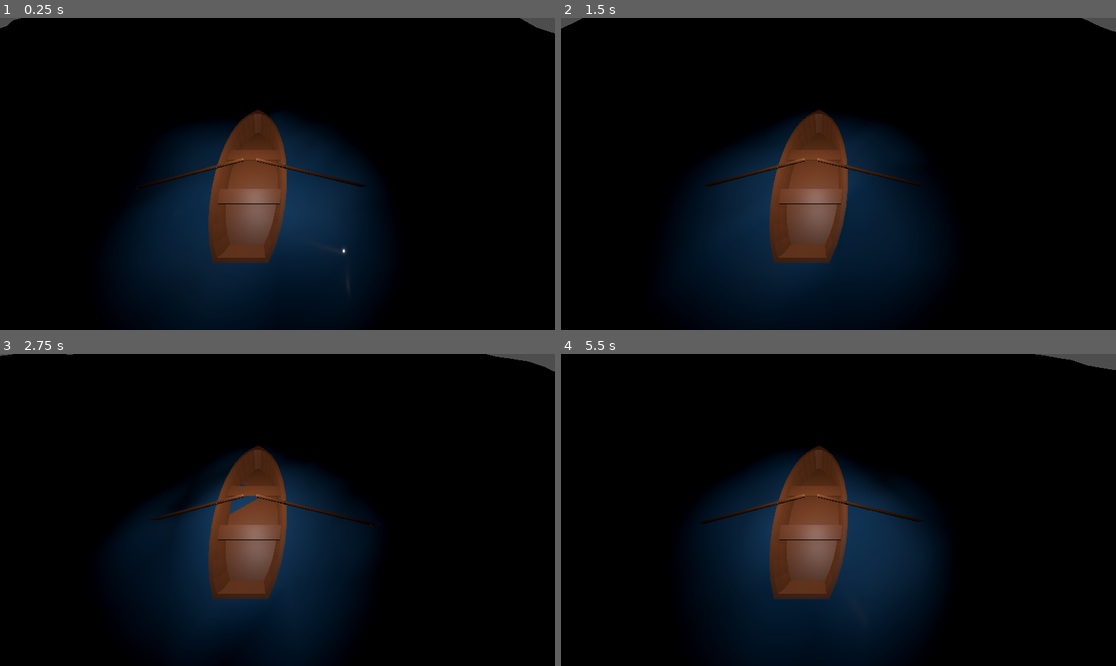
Above: before the commit, frames 1-4 (two rows, left to right).
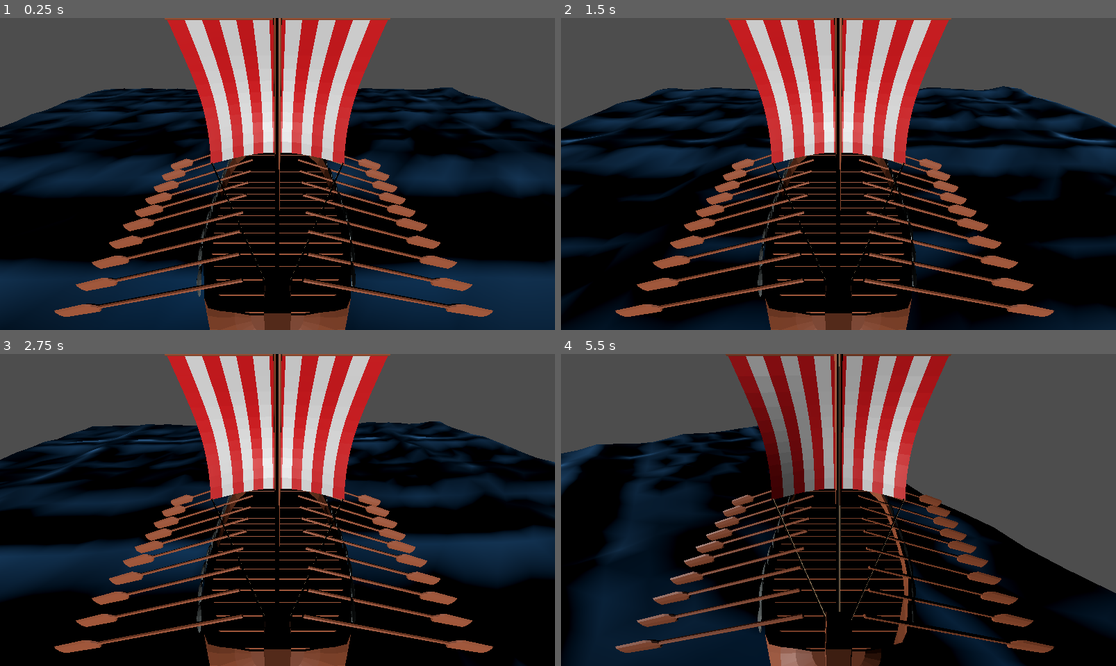
Above: after the commit, the same moments.

Repository: HephaistosForge/AnOdysseyThroughTime
Game: Godot game, scene res://world/ocean/ocean.tscn
The game is run twice, just before and just after one commit, with the same random seed, the same clock (stepped at 60 frames per second) and the same inputs.
Inputs:
- Up to frame 1 (0.25 s): no input
- Up to frame 2 (1.5 s): hold D (turn_right) 0.53-1.28 s; hold S (move_backwards) from 1.28 s (still down)
- Up to frame 3 (2.75 s): release S (move_backwards) at 2.03 s; hold D (turn_right) from 2.03 s (still down)
- Up to frame 4 (5.5 s): release D (turn_right) at 2.78 s; hold W (move_forwards) 2.78-3.53 s; hold Left (turn_left) 3.53-5.03 s; hold S (move_backwards) from 5.03 s (still down)

The runs differ from the first frame. In frame 1, 78% of the frame differs, in the area x 0-100%, y 0-100%; in frame 2, 67%; in frame 3, 68%; in frame 4, 79%.

Commit message:
Viking boat is now default

Diff:
--- /dev/null
+++ b/entities/ships/rowing_boat/rowing_boat.tscn
@@ -0,0 +1,10 @@
+[gd_scene load_steps=3 format=3 uid="uid://qkol5h6avnsc"]
+
+[ext_resource type="PackedScene" uid="uid://b1x1chb5jqfly" path="res://entities/ships/ship_steering.tscn" id="1_tjyn1"]
+[ext_resource type="PackedScene" uid="uid://bkogtdpbfkee4" path="res://entities/ships/rowing_boat/rowing_boat.glb" id="2_1xris"]
+
+[node name="RowingBoat" type="CharacterBody3D"]
+
+[node name="ShipSteering" parent="." instance=ExtResource("1_tjyn1")]
+
+[node name="RowingBoatModel" parent="." instance=ExtResource("2_1xris")]
--- a/entities/ships/ship.gd
+++ /dev/null
@@ -1,90 +0,0 @@
-extends CharacterBody3D
-
-# Constants
-const MAX_ACCELERATION = 1
-const ACCELERATION_MULTIPLIER = 0.04
-const MAX_SPEED = 10
-const MAX_TURN_ACCELERATION = 0.01
-const MIN_TURN_ACCELERATION = 0.001  # A sailing boat should have 0, since it cannot turn without speed
-const MAX_TURN_SPEED = 0.05
-
-const FRICTION = 0.01
-const SIDEWAYS_FRICTION_MULTIPLIER = 3
-
-# In radians
-#var direction = 0
-var turn_speed = 0
-var turn_acceleration = 0
-
-# velocity and position is already defined in godot object
-var acceleration = Vector3.ZERO
-
-# var const_acceleration = Vector3(0, 0, 0.01)
-
-var forward_vec = Vector3(0, 0, -1)
-var forward_vec_gloal = Vector3.ZERO
-
-
-var axis = Vector3(0, 1, 0)
-
-func action_strength(name):
-	return Input.get_action_strength(name)
-
-func normalize_vec_with_max(vec, max_val):
-	if vec.length() > max_val:
-		vec = vec.normalized() * max_val
-	return vec
-
-
-#func _draw():
-#	get_parent().draw_line(Vector2.ZERO, Vector2(cos(direction), sin(direction)))
-
-
-func _physics_process(delta: float) -> void:
-	var movement = 4 * forward_vec
-
-	acceleration *= 0.9
-	turn_acceleration *= 0.9
-
-	forward_vec_gloal = Vector3(cos(rotation.y), 0, sin(rotation.y))
-	$forward_vec.target_position = forward_vec_gloal
-	var velocity_vec_global = velocity.rotated(axis, -rotation.y)
-	$velocity.target_position = velocity_vec_global
-
-	$acceleration.target_position = acceleration * 10
-	var forward_component = abs(velocity_vec_global.normalized().dot(forward_vec))
-	var drift_component = 1 - forward_component
-	var sideways_friction = FRICTION * SIDEWAYS_FRICTION_MULTIPLIER
-	var friction = FRICTION * forward_component + sideways_friction * drift_component
-	velocity *= 1 - friction
-	turn_speed *= 1 - friction
-
-
-
-	var strength = action_strength("move_forwards") - action_strength("move_backwards") * 0.02
-	acceleration += (forward_vec * strength * ACCELERATION_MULTIPLIER) #.rotated(axis, direction)
-	# acceleration.z = clamp(acceleration.z, -MAX_ACCELERATION, MAX_ACCELERATION)
-	acceleration = normalize_vec_with_max(acceleration, MAX_ACCELERATION)
-	#movement.z -= strength * 20
-
-
-	var raw_turning = action_strength("turn_left") - action_strength("turn_right")
-	turn_acceleration = raw_turning / 3000.0 * sqrt(abs(velocity.z))
-	turn_acceleration = clamp(turn_acceleration, -MAX_TURN_ACCELERATION, MAX_TURN_ACCELERATION)
-	turn_speed += turn_acceleration
-	turn_speed = clamp(turn_speed, -MAX_TURN_SPEED, MAX_TURN_SPEED)
-
-	acceleration = acceleration.rotated(axis, -turn_speed)
-	#direction -= turn_speed / 8
-	rotate(axis, turn_speed)
-	#	movement.x += Input.get_action_strength("move_forwards")
-	#if Input.is_action_pressed("move_backwards"):
-	#	movement.x -= Input.get_action_strength("move_backwards")
-	#var direction = -rotation.angle_to(forward_vec)
-	velocity += acceleration.rotated(axis, rotation.y)
-	velocity = normalize_vec_with_max(velocity, MAX_SPEED)
-
-	if movement:
-		#if movement.length() > 1:
-		#	movement = movement.normalized()
-		move_and_slide()
--- a/entities/ships/ship.tscn
+++ /dev/null
@@ -1,30 +0,0 @@
-[gd_scene load_steps=3 format=3 uid="uid://c4splgee3fdum"]
-
-[ext_resource type="Script" path="res://entities/ships/ship.gd" id="1_njju0"]
-[ext_resource type="PackedScene" uid="uid://bkogtdpbfkee4" path="res://entities/ships/rowing_boat/rowing_boat.glb" id="2_6o7dt"]
-
-[node name="ship" type="CharacterBody3D"]
-script = ExtResource("1_njju0")
-
-[node name="Camera3D" type="Camera3D" parent="."]
-transform = Transform3D(1, 0, 0, 0, 0.660447, 0.750872, 0, -0.750872, 0.660447, 0.750379, 5.10537, 3.87269)
-current = true
-
-[node name="rowing_boat" parent="." instance=ExtResource("2_6o7dt")]
-
-[node name="forward_vec" type="RayCast3D" parent="."]
-transform = Transform3D(1, 0, 0, 0, 1, 0, 0, 0, 1, 0, 1.93302, 0)
-target_position = Vector3(0, 0, -10)
-debug_shape_custom_color = Color(1, 0, 0, 1)
-debug_shape_thickness = 4
-
-[node name="velocity" type="RayCast3D" parent="."]
-transform = Transform3D(1, 0, 0, 0, 1, 0, 0, 0, 1, 0, 1.93302, 0)
-target_position = Vector3(0, 0, -10)
-debug_shape_custom_color = Color(0.411765, 0.462745, 1, 1)
-
-[node name="acceleration" type="RayCast3D" parent="."]
-transform = Transform3D(1, 0, 0, 0, 1, 0, 0, 0, 1, 0, 1.93302, 0)
-target_position = Vector3(0, 0, -10)
-debug_shape_custom_color = Color(0, 0.643137, 0.298039, 1)
-debug_shape_thickness = 4
--- /dev/null
+++ b/entities/ships/ship_steering.gd
@@ -0,0 +1,80 @@
+extends Node3D
+
+class_name Ship
+
+# Constants
+@export var MAX_ACCELERATION = 1
+@export var ACCELERATION_MULTIPLIER = 0.04
+@export var MAX_SPEED = 10
+
+@export var MAX_TURN_ACCELERATION = 0.01
+@export var MIN_TURN_ACCELERATION = 0.001  # A sailing boat should have 0, since it cannot turn without speed
+@export var MAX_TURN_SPEED = 0.05
+@export var TURN_ACCELERATION_FACTOR = 0.5
+
+@export var FRICTION = 0.01
+@export var SIDEWAYS_FRICTION_MULTIPLIER = 3
+
+# In radians
+var turn_speed = 0
+var turn_acceleration = 0
+
+# velocity and position is already defined in godot object
+var acceleration = Vector3.ZERO
+
+var forward_vec = Vector3(0, 0, -1)
+var forward_vec_gloal = Vector3.ZERO
+
+
+var axis = Vector3(0, 1, 0)
+
+func action_strength(name):
+	return Input.get_action_strength(name)
+
+func normalize_vec_with_max(vec, max_val):
+	if vec.length() > max_val:
+		vec = vec.normalized() * max_val
+	return vec
+
+@onready var parent = get_parent()
+
+func _physics_process(delta: float) -> void:
+
+	acceleration *= 0.9
+	turn_acceleration *= 0.9
+
+	forward_vec_gloal = Vector3(cos(parent.rotation.y), 0, sin(parent.rotation.y))
+	$RayForwardVec.target_position = forward_vec_gloal
+	var velocity_vec_global = parent.velocity.rotated(axis, -parent.rotation.y)
+	$RayVelocity.target_position = velocity_vec_global
+
+	$RayAcceleration.target_position = (acceleration * 10).normalized()
+	var forward_component = abs(velocity_vec_global.normalized().dot(forward_vec))
+	var drift_component = 1 - forward_component
+	var sideways_friction = FRICTION * SIDEWAYS_FRICTION_MULTIPLIER
+	var friction = FRICTION * forward_component + sideways_friction * drift_component
+
+
+
+
+	var strength = action_strength("move_forwards") - action_strength("move_backwards") * 0.02
+	acceleration += (forward_vec * strength * ACCELERATION_MULTIPLIER)
+	acceleration = normalize_vec_with_max(acceleration, MAX_ACCELERATION)
+
+
+	var raw_turning = action_strength("turn_left") - action_strength("turn_right")
+	turn_acceleration = raw_turning / 5000.0 * sqrt(abs(parent.velocity.z)) * TURN_ACCELERATION_FACTOR
+	turn_acceleration = clamp(turn_acceleration, -MAX_TURN_ACCELERATION, MAX_TURN_ACCELERATION)
+	turn_speed += turn_acceleration
+	turn_speed = clamp(turn_speed, -MAX_TURN_SPEED, MAX_TURN_SPEED)
+
+	acceleration = acceleration.rotated(axis, -turn_speed)
+
+	turn_speed *= 1 - friction
+	parent.rotate(axis, turn_speed)
+
+	parent.velocity *= 1 - friction
+	parent.velocity += acceleration.rotated(axis, parent.rotation.y)
+	parent.velocity = normalize_vec_with_max(parent.velocity, MAX_SPEED)
+
+	parent.move_and_slide()
--- /dev/null
+++ b/entities/ships/ship_steering.tscn
@@ -0,0 +1,23 @@
+[gd_scene load_steps=2 format=3 uid="uid://b1x1chb5jqfly"]
+
+[ext_resource type="Script" path="res://entities/ships/ship_steering.gd" id="1_8abo1"]
+
+[node name="ShipSteering" type="Node3D"]
+script = ExtResource("1_8abo1")
+
+[node name="RayForwardVec" type="RayCast3D" parent="."]
+transform = Transform3D(1, 0, 0, 0, 1, 0, 0, 0, 1, 0, 1.93302, 0)
+target_position = Vector3(0, 0, -10)
+debug_shape_custom_color = Color(1, 0, 0, 1)
+debug_shape_thickness = 4
+
+[node name="RayVelocity" type="RayCast3D" parent="."]
+transform = Transform3D(1, 0, 0, 0, 1, 0, 0, 0, 1, 0, 1.93302, 0)
+target_position = Vector3(0, 0, -10)
+debug_shape_custom_color = Color(0.411765, 0.462745, 1, 1)
+
+[node name="RayAcceleration" type="RayCast3D" parent="."]
+transform = Transform3D(1, 0, 0, 0, 1, 0, 0, 0, 1, 0, 1.93302, 0)
+target_position = Vector3(0, 0, -10)
+debug_shape_custom_color = Color(0, 0.643137, 0.298039, 1)
+debug_shape_thickness = 4
--- /dev/null
+++ b/entities/ships/vinking_boat/viking_boat.tscn
@@ -0,0 +1,10 @@
+[gd_scene load_steps=3 format=3 uid="uid://c0eg78m7jmyuo"]
+
+[ext_resource type="PackedScene" uid="uid://b1x1chb5jqfly" path="res://entities/ships/ship_steering.tscn" id="1_gv77f"]
+[ext_resource type="PackedScene" uid="uid://d2gpfit42ejd3" path="res://entities/ships/vinking_boat/viking.glb" id="2_jl4av"]
+
+[node name="VikingBoat" type="CharacterBody3D"]
+
+[node name="ShipSteering" parent="." instance=ExtResource("1_gv77f")]
+
+[node name="VikingModel" parent="." instance=ExtResource("2_jl4av")]
--- a/project.godot
+++ b/project.godot
@@ -7,6 +7,16 @@
 ;   param=value ; assign values to parameters
 
 config_version=5
+
+_global_script_classes=[{
+"base": "Node3D",
+"class": &"Ship",
+"language": &"GDScript",
+"path": "res://entities/ships/ship_steering.gd"
+}]
+_global_script_class_icons={
+"Ship": ""
+}
 
 [application]
 
--- a/world/ocean/ocean.tscn
+++ b/world/ocean/ocean.tscn
@@ -1,20 +1,15 @@
-[gd_scene load_steps=8 format=3 uid="uid://do7cwpg6tht1h"]
+[gd_scene load_steps=7 format=3 uid="uid://do7cwpg6tht1h"]
 
 [ext_resource type="Shader" path="res://world/ocean/water.gdshader" id="1_8qx3y"]
-[ext_resource type="PackedScene" uid="uid://c4splgee3fdum" path="res://entities/ships/ship.tscn" id="1_cfrkg"]
+[ext_resource type="PackedScene" uid="uid://qkol5h6avnsc" path="res://entities/ships/rowing_boat/rowing_boat.tscn" id="2_w484w"]
+[ext_resource type="PackedScene" uid="uid://c0eg78m7jmyuo" path="res://entities/ships/vinking_boat/viking_boat.tscn" id="3_13om1"]
 
 [sub_resource type="BoxMesh" id="BoxMesh_vplt3"]
 size = Vector3(0.1, 1, 0.1)
 
-[sub_resource type="FastNoiseLite" id="FastNoiseLite_3bilh"]
-
-[sub_resource type="NoiseTexture2D" id="NoiseTexture2D_1fb50"]
-noise = SubResource("FastNoiseLite_3bilh")
-
 [sub_resource type="ShaderMaterial" id="ShaderMaterial_hqk6h"]
 render_priority = 0
 shader = ExtResource("1_8qx3y")
-shader_parameter/noise = SubResource("NoiseTexture2D_1fb50")
 
 [sub_resource type="PlaneMesh" id="PlaneMesh_iacdl"]
 material = SubResource("ShaderMaterial_hqk6h")
@@ -24,11 +19,6 @@
 
 [node name="ocean" type="Node3D"]
 
-[node name="ship" parent="." instance=ExtResource("1_cfrkg")]
-
-[node name="OmniLight3D" type="OmniLight3D" parent="ship"]
-transform = Transform3D(1, 0, 0, 0, 1, 0, 0, 0, 1, 0, 2, 0)
-
 [node name="CPUParticles3D" type="CPUParticles3D" parent="."]
 visible = false
 emitting = false
@@ -37,9 +27,17 @@
 emission_shape = 3
 emission_box_extents = Vector3(10, 19, 19)
 
-[node name="Camera3D" type="Camera3D" parent="."]
-transform = Transform3D(1, 0, 0, 0, 0.809335, 0.587347, 0, -0.587347, 0.809335, 0, 7.30701, 5.83753)
-
 [node name="WaterShader" type="MeshInstance3D" parent="."]
 transform = Transform3D(1, 0, 0, 0, 1, 0, 0, 0, 1, 0, -0.5, 0)
 mesh = SubResource("PlaneMesh_iacdl")
+
+[node name="RowingBoat" parent="." instance=ExtResource("2_w484w")]
+visible = false
+
+[node name="Camera3D" type="Camera3D" parent="RowingBoat"]
+transform = Transform3D(1, 0, 0, 0, 0.809335, 0.587347, 0, -0.587347, 0.809335, 0, 7.30701, 5.83753)
+current = true
+
+[node name="viking_boat" parent="." instance=ExtResource("3_13om1")]
+
+[node name="DirectionalLight3D" type="DirectionalLight3D" parent="."]
--- /dev/null
+++ b/world/playground/brutenis.tscn
@@ -0,0 +1,3 @@
+[gd_scene format=3 uid="uid://b1pjkbcauabyl"]
+
+[node name="brutenis" type="Node3D"]
Renamed: entities/ships/vinking_boat/viking3.glb -> entities/ships/vinking_boat/viking.glb
Not shown, added: entities/ships/vinking_boat/viking.glb.import
